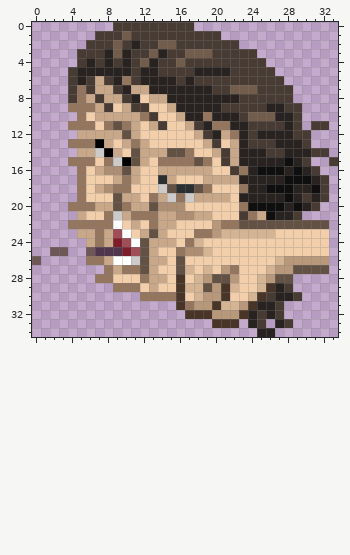
One commit to this pixel-art sprite: Stage1st/Resources/Mahjong/carton2017/365.png. Above is the file before it was changed.
The file is 34x35 pixels. Colours within 5 levels of each other are drawn and written as one.
The same view after the edit:
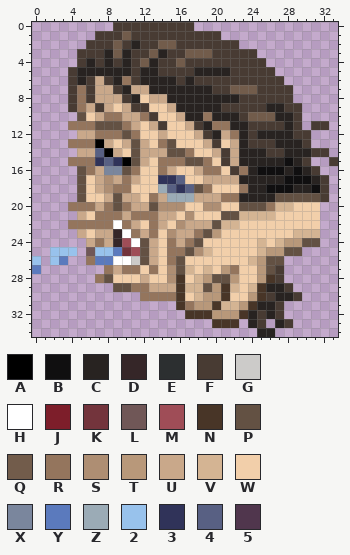
Palette (. is transparent): A #000000  B #100f10  C #282321  D #352628  E #2c2f30  F #483b33  G #cccbc9  H #ffffff  J #7d1e2a  K #73343c  L #705757  M #9f4d57  N #483527  P #635143  Q #725c4b  R #94755d  S #ae8e73  T #b8987a  U #c9a88a  V #d4b493  W #f2cfaa  X #7a869d  Y #5b7abd  Z #9babb6  2 #98c2ec  3 #303359  4 #586083  5 #50364d
Changes in this commit:
{"y":8,"x":6,"old":"UF","new":"FU"}
{"y":9,"x":4,"old":"R","new":"F"}
{"y":9,"x":6,"old":"RUF","new":"UFU"}
{"y":10,"x":5,"old":"R","new":"P"}
{"y":10,"x":8,"old":"UU","new":"RR"}
{"y":11,"x":7,"old":"WR","new":"PP"}
{"y":12,"x":7,"old":"UUU","new":"RRR"}
{"y":12,"x":11,"old":"U","new":"R"}
{"y":12,"x":14,"old":"W","new":"U"}
{"y":13,"x":11,"old":"R","new":"P"}
{"y":13,"x":14,"old":"WW","new":"RP"}
{"y":14,"x":7,"old":"G","new":"4"}
{"y":15,"x":7,"old":"WRG","new":"343"}
{"y":15,"x":17,"old":"R","new":"P"}
{"y":16,"x":5,"old":"RW","new":"PR"}
{"y":16,"x":8,"old":"SS","new":"XX"}
{"y":16,"x":11,"old":"U","new":"R"}
{"y":16,"x":14,"old":"U","new":"R"}
{"y":16,"x":16,"old":"UU","new":"WW"}
{"y":16,"x":19,"old":"UW","new":"RR"}
{"y":17,"x":5,"old":"R","new":"P"}
{"y":17,"x":7,"old":"WW","new":"US"}
{"y":17,"x":14,"old":"EUW","new":"334"}
{"y":18,"x":5,"old":"R","new":"P"}
{"y":18,"x":14,"old":"GPEE","new":"Z434"}
{"y":19,"x":5,"old":"R","new":"P"}
{"y":19,"x":8,"old":"W","new":"U"}
{"y":19,"x":15,"old":"GRG","new":"ZZZ"}
{"y":19,"x":21,"old":"UW","new":"RR"}
{"y":19,"x":27,"old":"CBCFC","new":"PPPPP"}
{"y":20,"x":8,"old":"U","new":"R"}
{"y":20,"x":19,"old":"WW","new":"SS"}
{"y":20,"x":23,"old":"RBBBBCBCF","new":"PPPRVVWWW"}
{"y":21,"x":7,"old":"W","new":"R"}
{"y":21,"x":9,"old":"G","new":"R"}
{"y":21,"x":16,"old":"S","new":"W"}
{"y":21,"x":18,"old":"UU","new":"WW"}
{"y":21,"x":21,"old":"WWFRUBCCF..","new":"PPVVVVWWWWW"}
{"y":22,"x":10,"old":"W","new":"R"}
{"y":22,"x":15,"old":"UWWWWTRRPPPPPPPPPP","new":"WSUUUPVVWWWWWWWWW."}
{"y":23,"x":6,"old":"UR","new":"WU"}
{"y":23,"x":9,"old":"M","new":"D"}
{"y":23,"x":11,"old":"W","new":"R"}
{"y":23,"x":13,"old":"PUWWW","new":"RWSUU"}
{"y":23,"x":19,"old":"R","new":"P"}
{"y":23,"x":21,"old":"VVVVVV","new":"WWWWWW"}
{"y":23,"x":29,"old":"WWWW","new":"VVV."}
{"y":24,"x":9,"old":"J","new":"D"}
{"y":24,"x":14,"old":"UUW","new":"WRU"}
{"y":24,"x":18,"old":"V","new":"P"}
{"y":24,"x":25,"old":"W","new":"V"}
{"y":24,"x":27,"old":"WWWWWW","new":"VTTPP."}
{"y":25,"x":2,"old":"LL.","new":"222"}
{"y":25,"x":7,"old":"555J","new":"22YK"}
{"y":25,"x":15,"old":"W","new":"R"}
{"y":25,"x":17,"old":"S","new":"P"}
{"y":25,"x":25,"old":"WWWWWWWW","new":"VTTPP..."}
{"y":26,"x":0,"old":"L","new":"2"}
{"y":26,"x":2,"old":"..","new":"2Y"}
{"y":26,"x":7,"old":"RU","new":"YY"}
{"y":26,"x":14,"old":"UW","new":"WR"}
{"y":26,"x":24,"old":"WWWVTTTTT","new":"VTPP....."}
{"y":27,"x":0,"old":".","new":"Y"}
{"y":27,"x":12,"old":"PU","new":"WR"}
{"y":27,"x":15,"old":"W","new":"S"}
{"y":27,"x":25,"old":"WVTTPPPP","new":"TPF....."}
{"y":28,"x":8,"old":"R","new":"P"}
{"y":28,"x":12,"old":"RUUW","new":"UWWS"}
{"y":28,"x":25,"old":"VTPP","new":"TNF."}
{"y":29,"x":9,"old":"RR","new":"PP"}
{"y":29,"x":12,"old":"W","new":"R"}
{"y":29,"x":14,"old":"WW","new":"UU"}
{"y":29,"x":24,"old":"WVN","new":"VNC"}
{"y":30,"x":24,"old":"V","new":"T"}
{"label":"changed","picture_box":[32,94,329,301]}
